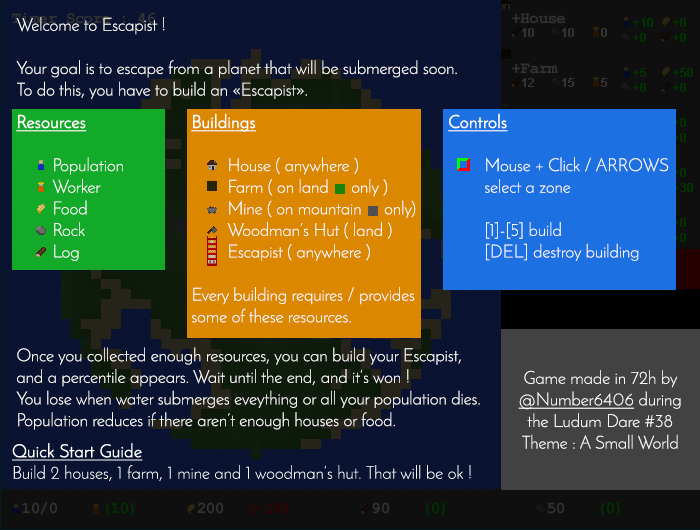
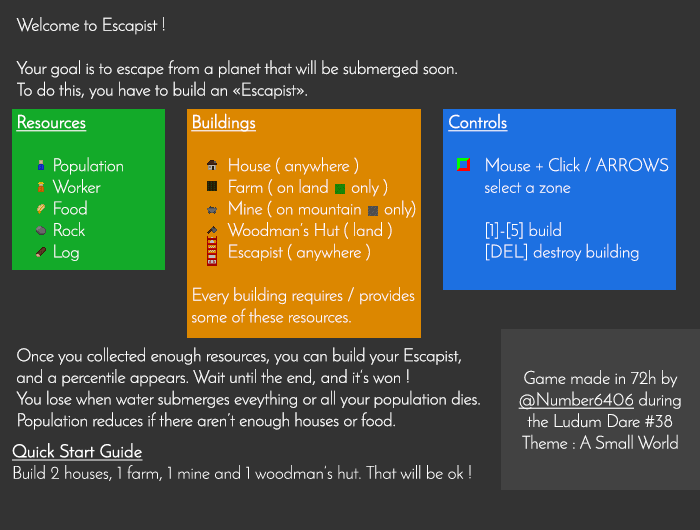
Revision of a layered 700 x 530 image; what changed, layer by layer:
hid "Calque 2" over [0, 0, 700, 530]
